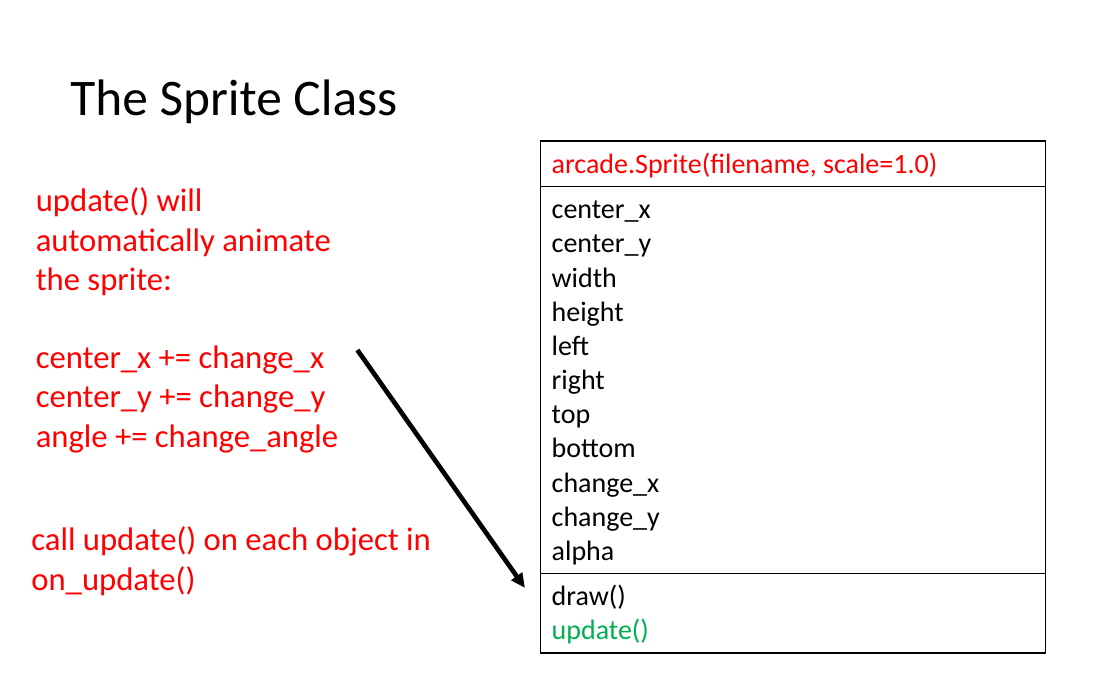
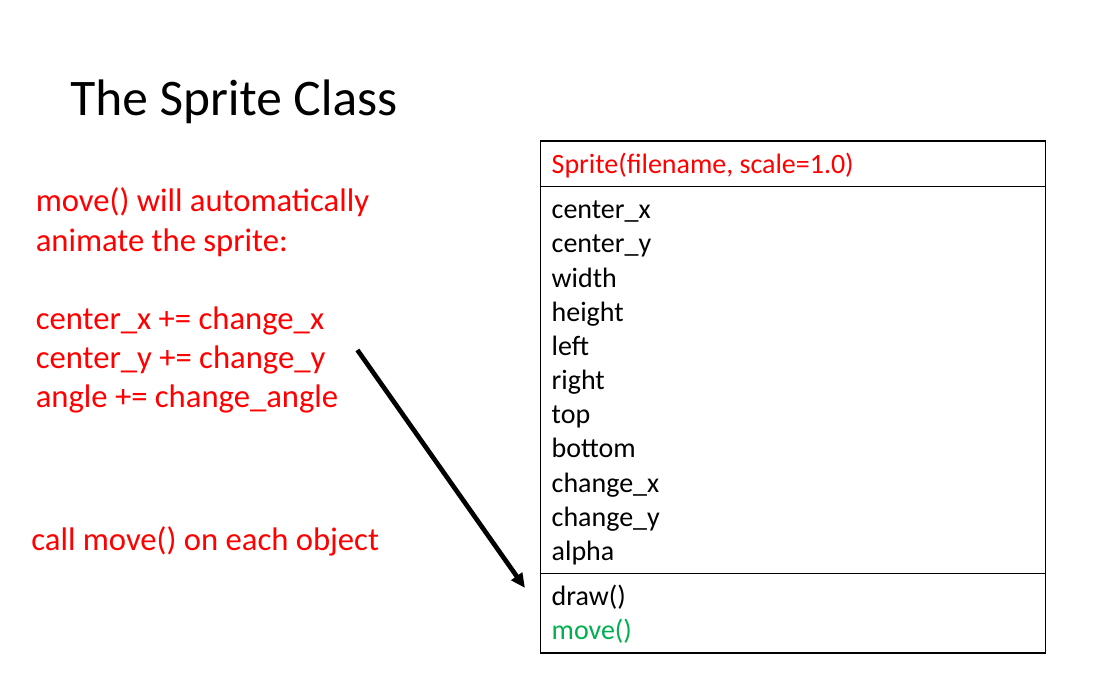
Before and after one commit to LongBaoNguyen/longbaonguyen.github.io, a slide deck: slide 12 of courses/apcsp/processing_arcade/processing3.pptx (slide 14 before the commit). Drawn at 1120x700 pixels with LibreOffice and Linux fonts; fonts in the diff are those of the drawing. Boxes give left, top, right and bottom in pixels: in the first picture for what was removed or moved away, otherwise in the second. Text is boxed around its words. In the diff, an @@ line names an element or a change of style, - is before the commit and + after.

```diff
--- a/courses/apcsp/processing_arcade/processing3.pptx
+++ b/courses/apcsp/processing_arcade/processing3.pptx
@@ table at (541,141,1046,647) @@
-row 1, column 1: arcade.Sprite(filename, scale=1.0)
+row 1, column 1: Sprite(filename, scale=1.0)
-row 3, column 1: draw() / update()
+row 3, column 1: draw() / move()
@@ text at (36,187,369,257): text changed @@
-update() will automatically animate the sprite:
+move() will automatically animate the sprite:
@@ text at (31,526,379,556): text changed @@
-call update() on each object in on_update()
+call move() on each object
```
Also in this commit, not shown: 12 other slides changed, 1 slide added, 3 slides removed, 8 other files.
